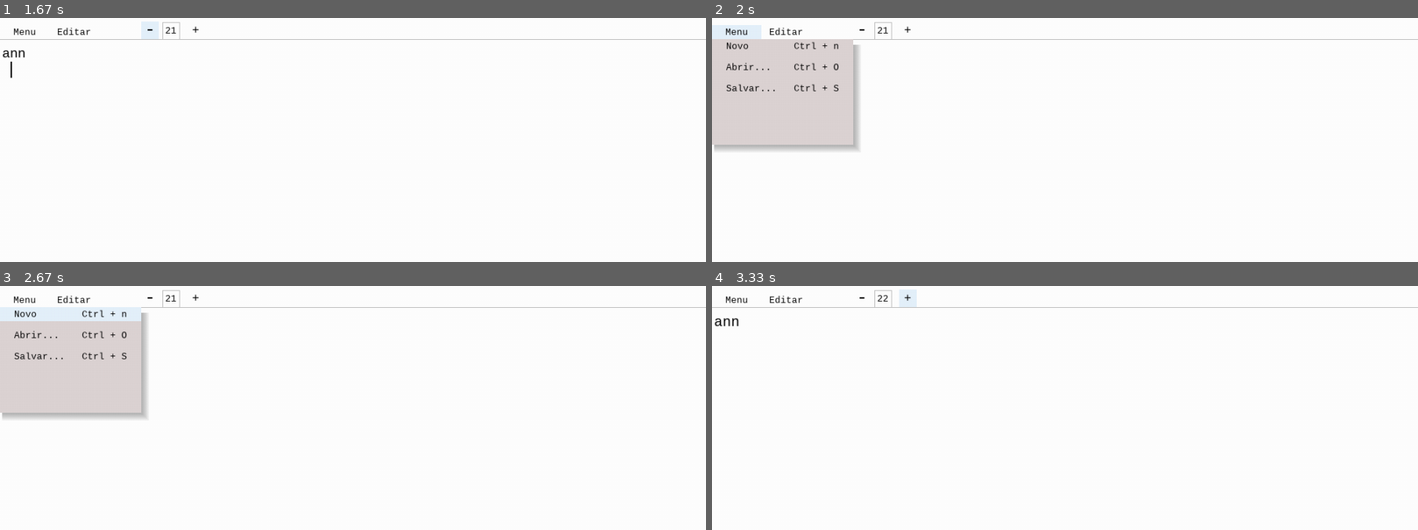
Above: before the commit, frames 1-4 (two rows, left to right).
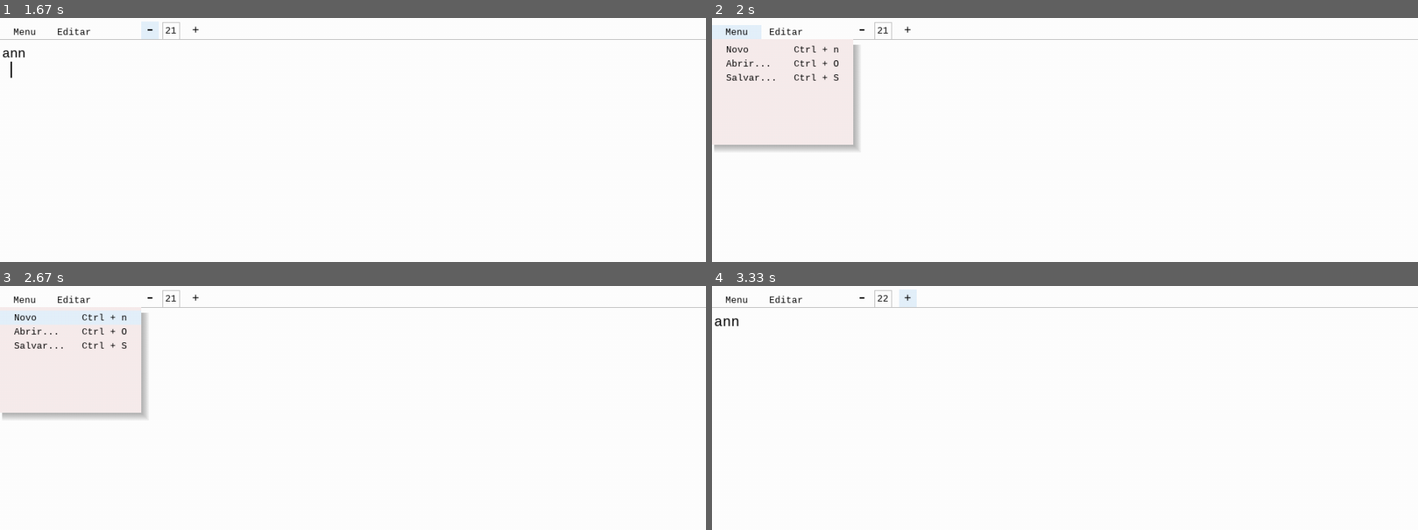
Above: after the commit, the same moments.

Repository: PedroGoulartbranco/Bloco-de-notas-pygame
Game: pygame game, started from main.py
Same seed, same stepped clock (60 frames per second), same inputs: the game is played once before the commit and once after it.
Inputs:
- Up to frame 1 (1.67 s): click "-" at 0.38 s; type "ann" at 0.67 s; tap Enter at 1 s; hold Right from 1.22 s (still down)
- Up to frame 2 (2 s): release Right at 1.68 s; click "Menu" at 1.82 s
- Up to frame 3 (2.67 s): click "ann" at 2.15 s
- Up to frame 4 (3.33 s): click "+" at 3.32 s

Frame 1 is identical in both runs. In frame 2, 8.4% of the frame differs, in the area x 0-20%, y 8-52%; in frame 3, 7.5%; in frame 4, nothing differs.

Commit message:
funcao de ver se arquivo ta vazio, e verificar se arquivo ta vazio quando clicar em novo

Diff:
--- a/main.py
+++ b/main.py
@@ -57,6 +57,8 @@
 menu_opcoes = pygame.Rect(0, 30, 200, 150) #Criei essa variavel para ser global e conseguir usar no IF do loop de eventos
 mouse_encima_do_menu_de_opcoes = False
 abriu_menu_primeira_vez = False #Para nao fechar automaticamente quando fecha
+botao_novo_arquivo = botao_abrir_arquivo = botao_salvar_arquivo = pygame.Rect(0, 35, 200, 20) #Rect provisorio só para usar no loop de eventos
+
 
 def desenhar_texto():
     #Criando texto botoes
@@ -122,13 +124,13 @@
         sombra_menu_opcoes.fill((0,0,0,15))
         tela.blit(sombra_menu_opcoes, (3, 38))
 
-    cor_botao_novo = cor_botao_abrir = cor_botao_salvar = "#DDD4D4"
-
-    botao_novo_arquivo = pygame.Rect(0, 30, 200, 20)
-    botao_abrir_arquivo = pygame.Rect(0, 60, 200, 20)
-    botao_salvar_arquivo = pygame.Rect(0, 90, 200, 20)
-
-    pygame.draw.rect(tela, "#DDD4D4", menu_opcoes)
+    cor_botao_novo = cor_botao_abrir = cor_botao_salvar = "#F8EDED"
+
+    botao_novo_arquivo = pygame.Rect(0, 35, 200, 20)
+    botao_abrir_arquivo = pygame.Rect(0, 55, 200, 20)
+    botao_salvar_arquivo = pygame.Rect(0, 75, 200, 20)
+
+    pygame.draw.rect(tela, "#F8EDED", menu_opcoes)
 
     if botao_novo_arquivo.collidepoint(posicao_mouse):
         cor_botao_novo = (229, 241, 251)
@@ -153,6 +155,8 @@
     coordenada_texto_salvar_arquivo = texto_botao_salvar_arquivo.get_rect(center=botao_salvar_arquivo.center)
     tela.blit(texto_botao_salvar_arquivo, coordenada_texto_salvar_arquivo)
 
+    return botao_novo_arquivo, botao_abrir_arquivo, botao_salvar_arquivo
+
 def escrever(letra):
     linhas[linha_atual]["texto"] += letra
 
@@ -179,6 +183,16 @@
     })
     linha_atual += 1
     return linhas, linha_atual
+
+def verificar_se_ta_vazio():
+    vazio = False
+    for linha in linhas:
+        numero_caracteres = len(linha['texto'])
+        if numero_caracteres > 0:
+            vazio = False
+        else:
+            vazio = True
+    return vazio
 
 # loop principal
 rodando = True
@@ -228,6 +242,11 @@
             if mouse_encima_do_menu_de_opcoes == False and botoes_do_menu_aparecer == True and abriu_menu_primeira_vez == False:
                 botoes_do_menu_aparecer = False
                 mouse_encima_do_menu_de_opcoes = False
+            if botoes_do_menu_aparecer:
+                if botao_novo_arquivo.collidepoint(posicao_mouse):
+                    esta_vazio = verificar_se_ta_vazio()
+                    if esta_vazio:
+                        print("teste")
 
 
     fonte_texto = pygame.font.SysFont('consolas', tamanho_fonte_texto) #Atualiza a fonte
@@ -321,7 +340,7 @@
 
 
     if botoes_do_menu_aparecer:
-        desenhar_menu_opcoes()
+        botao_novo_arquivo, botao_abrir_arquivo, botao_salvar_arquivo = desenhar_menu_opcoes()
 
         if menu_opcoes.collidepoint(posicao_mouse):
             mouse_encima_do_menu_de_opcoes = True
